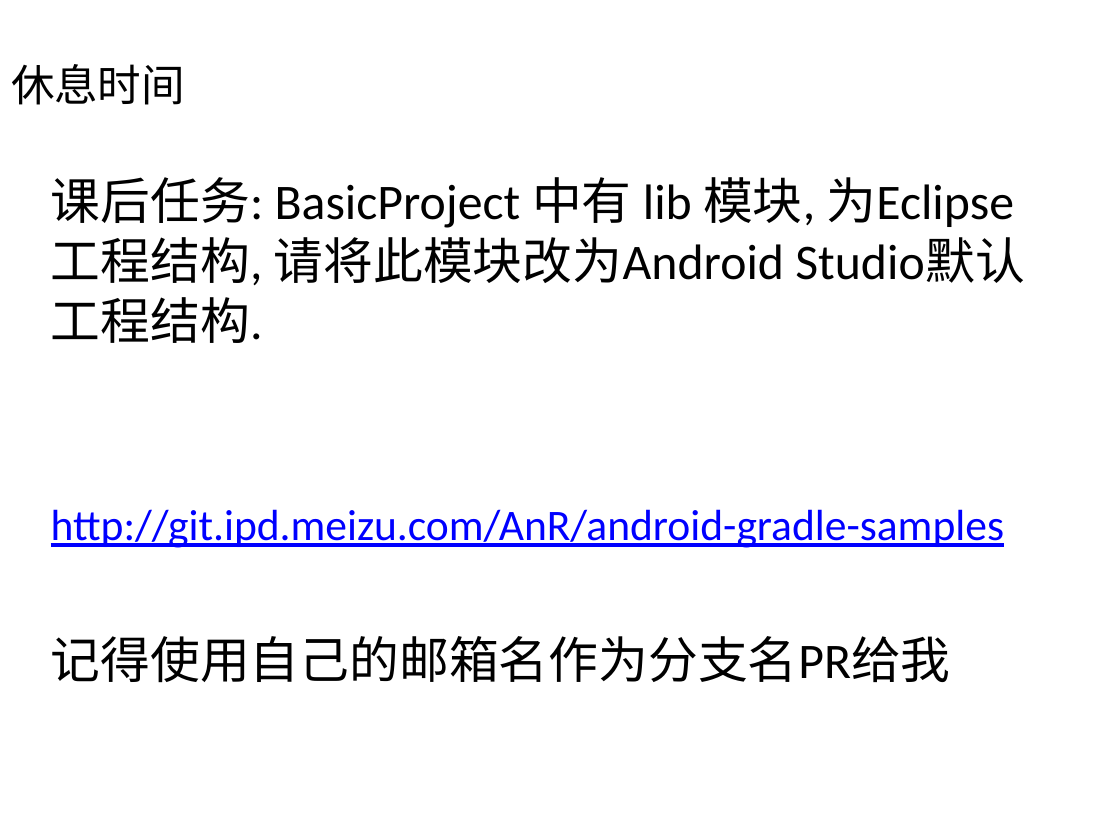
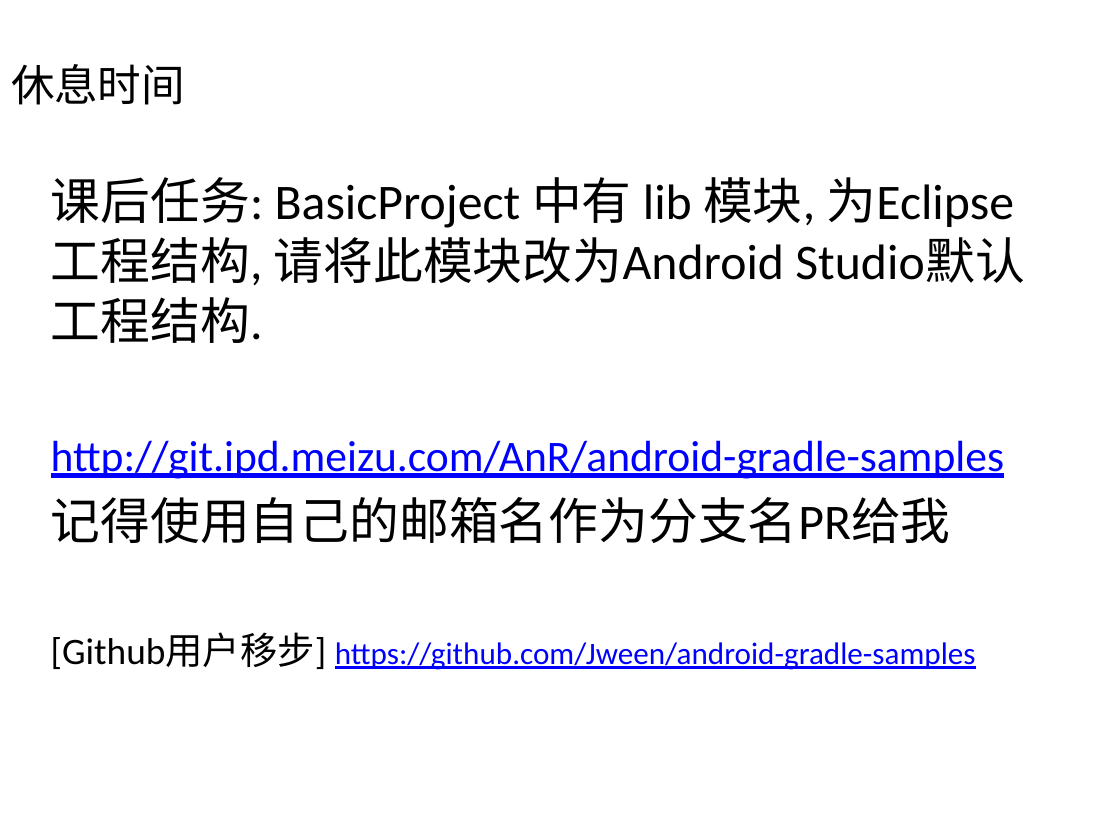
Before and after one commit to Jween/android-gradle-samples, a slide deck: slide 18 of presentations/Android Gradle 从入门到GG 0.pptx. Drawn at 1120x840 pixels with LibreOffice and Linux fonts; fonts in the diff are those of the drawing; background and template pictures are left out. Boxes give left, top, right and bottom in pixels: in the first picture for what was removed or moved away, otherwise in the second. Text is boxed around its words. In the diff, an @@ line names an element or a change of style, - is before the commit and + after.

Commit message:
Add github entry for none meizu readers in presentations

```diff
--- a/presentations/Android Gradle 从入门到GG 0.pptx
+++ b/presentations/Android Gradle 从入门到GG 0.pptx
@@ text at bbox=[51, 632, 976, 670]: paragraph added @@
+[Github用户移步] https://github.com/Jween/android-gradle-samples
```
Also in this commit, not shown: 2 other slides changed.
